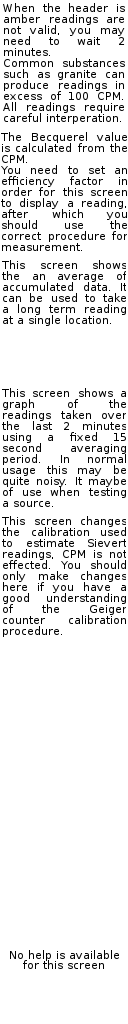
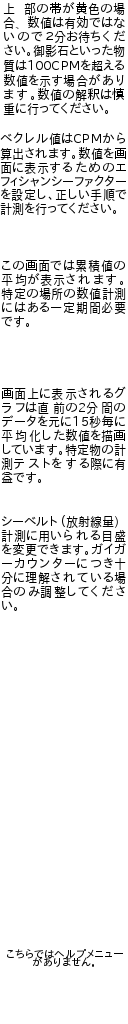
Revision of a layered 128 x 1024 image; what changed, layer by layer:
renamed "This screen changes the calibr..." to "シーベルト（放射線量）計測に用いられる目盛を変更できます。ガ...", painted on it over [1, 515, 126, 637]
renamed "This screen shows a graph of t..." to "画面上に表示されるグラフは直前の2分間のデータを元に15秒毎...", painted on it over [1, 386, 126, 507]
renamed "This screen shows the an avera..." to "この画面では累積値の平均が表示されます。特定の場所の数値計測...", painted on it over [1, 260, 126, 328]
renamed "When the header is amber readi..." to "上部の帯が黄色の場合、数値は有効ではないので２分お待ちくださ...", painted on it over [3, 2, 125, 124]
painted on "..." over [7, 949, 123, 969]
renamed "The Becquerel value is calcula..." to "ベクレル値はCPMから算出されます。数値を画面に表示するため...#1", painted on it over [0, 132, 127, 251]
